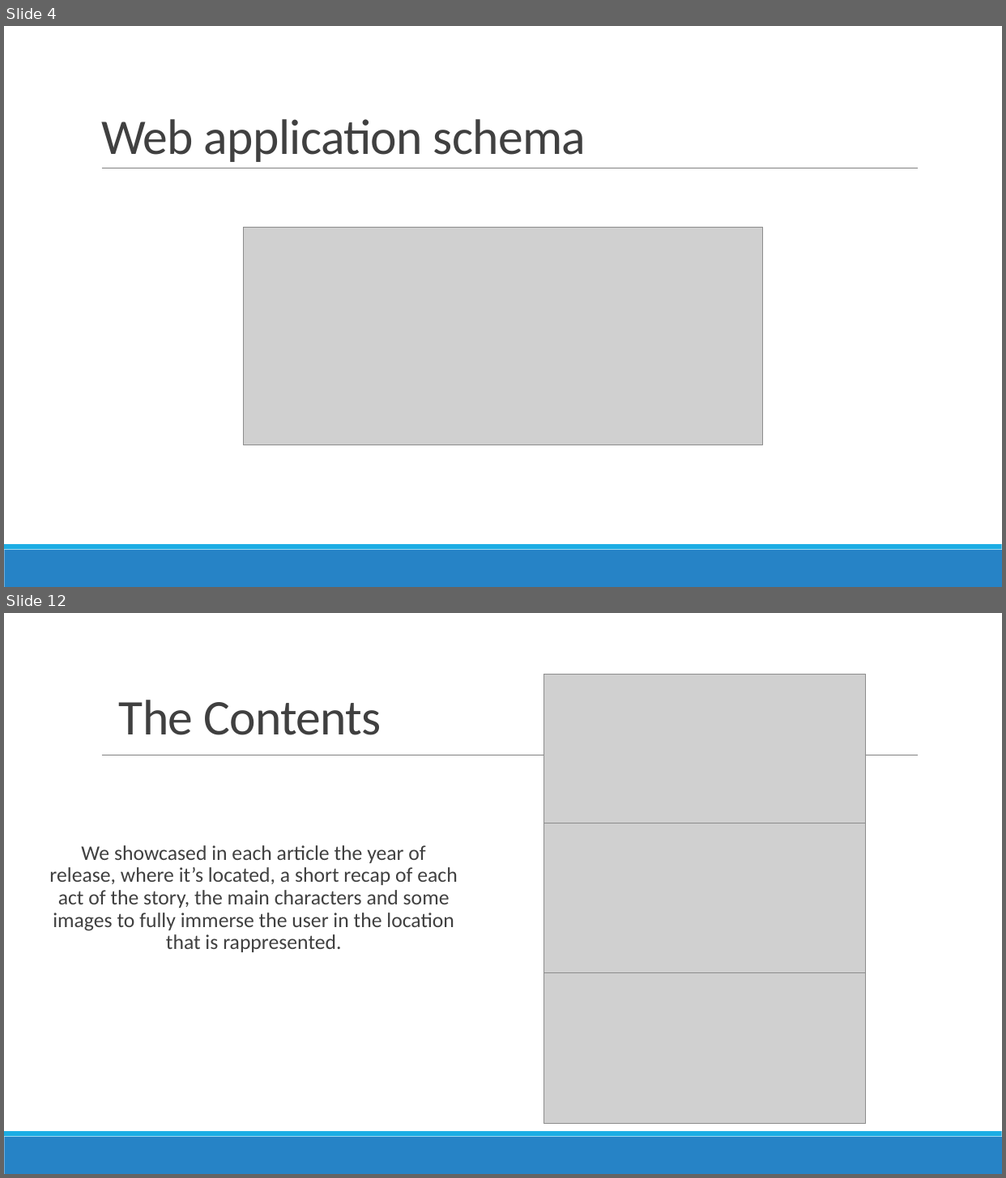
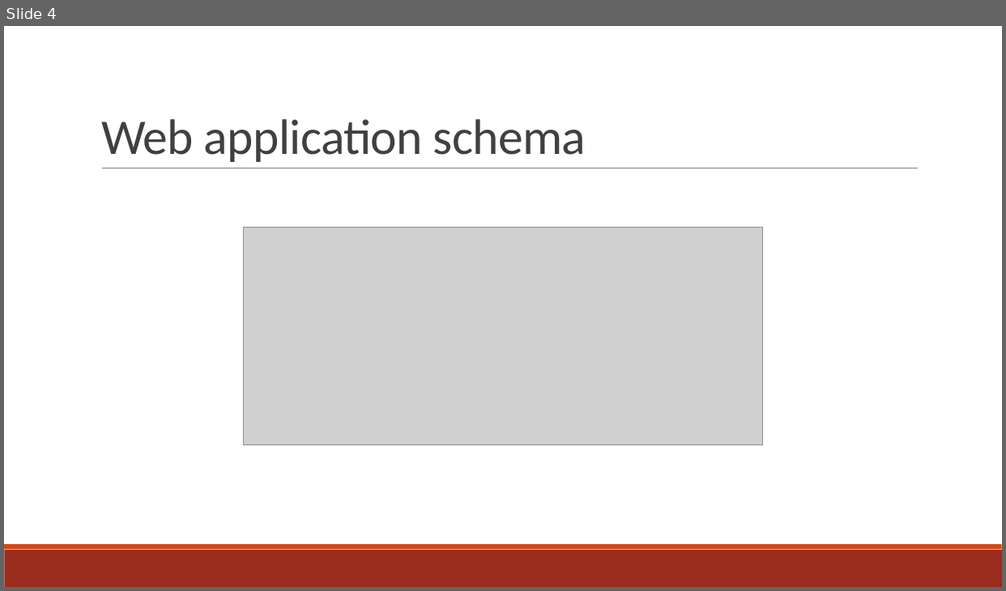
Before and after one commit to Fix-22/5C_AvvedutoCecireCinquetti_POI, a slide deck: docs/slides/Shakespeare_s Places.pptx. Shown one above the other, each under a label of ours: slides 4 and 12 before the commit, slide 4 after it; the slides between them are not shown. The pictures are 1006x1178 and 1006x591 pixels, drawn with LibreOffice and Linux fonts; fonts in the diff are those of the drawing; grey boxes stand for pictures. Boxes give left, top, right and bottom in pixels: in the first picture for what was removed or moved away, otherwise in the second. Text is boxed around its words. In the diff, an @@ line names an element or a change of style, - is before the commit and + after.

```diff
--- a/docs/slides/Shakespeare_s Places.pptx
+++ b/docs/slides/Shakespeare_s Places.pptx
@@ slide 12 removed at bbox=[4, 613, 1002, 1174], background #FFFFFF; not listed: 3 template elements that a slide beside it also shows @@
@@ picture removed at bbox=[544, 675, 867, 824] @@
@@ title removed at bbox=[119, 700, 381, 735] @@
-The Contents
@@ picture removed at bbox=[544, 824, 867, 973] @@
@@ text removed at bbox=[49, 845, 457, 952] @@
-  We showcased in each article the year of release, where it’s located, a short recap of each act of the story, the main characters and some images to fully immerse the user in the location that is rappresented.
@@ picture removed at bbox=[544, 973, 867, 1123] @@
@@ slide 4 changed as well @@
@@ rectangle at bbox=[4, 550, 1002, 587]: fill #2683C6 to #9B2D1F @@
@@ rectangle at bbox=[4, 544, 1002, 550]: fill #1CADE4 to #D34817 @@
```
Also in this commit, not shown: 3 other slides changed, 7 slides added, 7 other slides removed, 1 other file.
